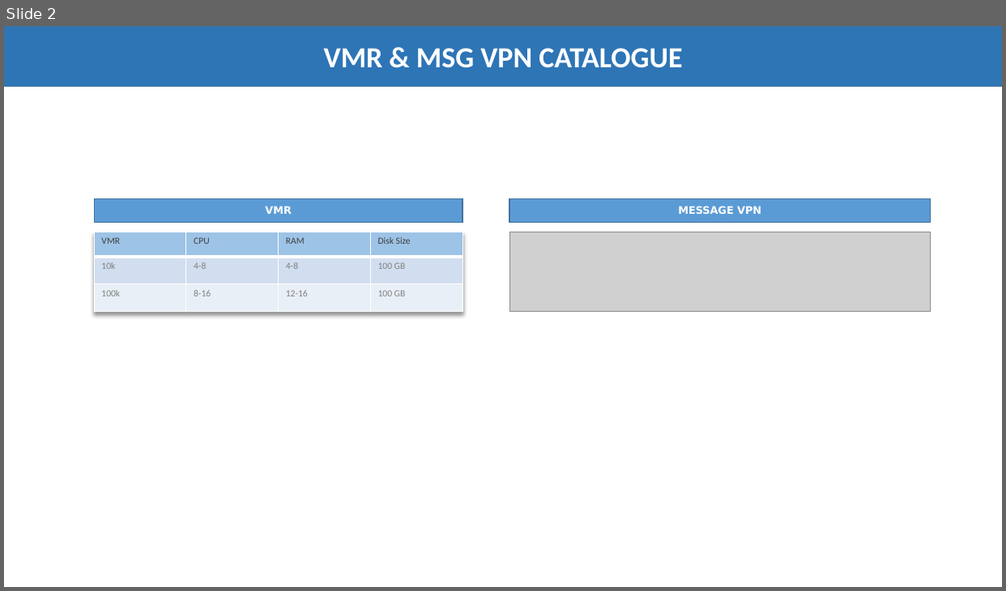
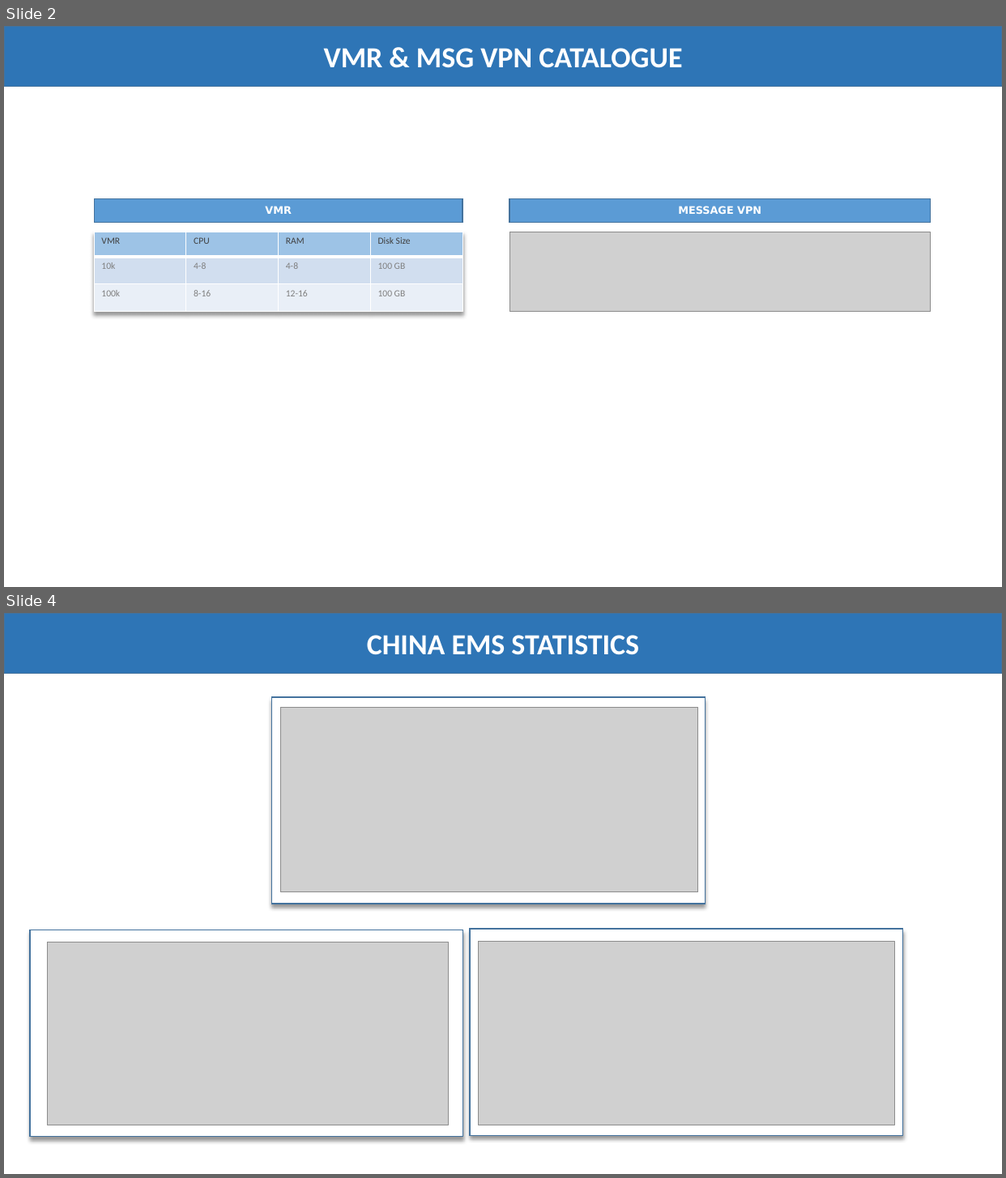
Before and after one commit to kurianzz/FC, a slide deck: VMR_Sizing.pptx. Shown one above the other, each under a label of ours: slide 2 before the commit, slides 2 and 4 after it; the slides between them are not shown. The pictures are 1006x591 and 1006x1178 pixels, drawn with LibreOffice and Linux fonts; fonts in the diff are those of the drawing; grey boxes stand for pictures. Boxes give left, top, right and bottom in pixels: in the first picture for what was removed or moved away, otherwise in the second. Text is boxed around its words. In the diff, an @@ line names an element or a change of style, - is before the commit and + after.

```diff
--- a/VMR_Sizing.pptx
+++ b/VMR_Sizing.pptx
@@ slide 4 added at (4,613,1002,1174), background #FFFFFF @@
@@ rectangle added at (4,613,1002,674), fill #2E75B6, outline #43739E 1 pt, 28 pt, text #FFFFFF, bold @@
+CHINA EMS STATISTICS
@@ rectangle added at (272,697,705,905), fill #FFFFFF, outline #43739E 1 pt @@
@@ picture added at (281,707,699,892) @@
@@ rectangle added at (30,931,463,1137), fill #FFFFFF, outline #43739E 1 pt @@
@@ picture added at (48,943,448,1126) @@
@@ rectangle added at (470,929,903,1135), fill #FFFFFF, outline #43739E 1 pt @@
@@ picture added at (479,942,895,1125) @@
```
Also in this commit, not shown: 1 slide changed, 1 other slide added.
